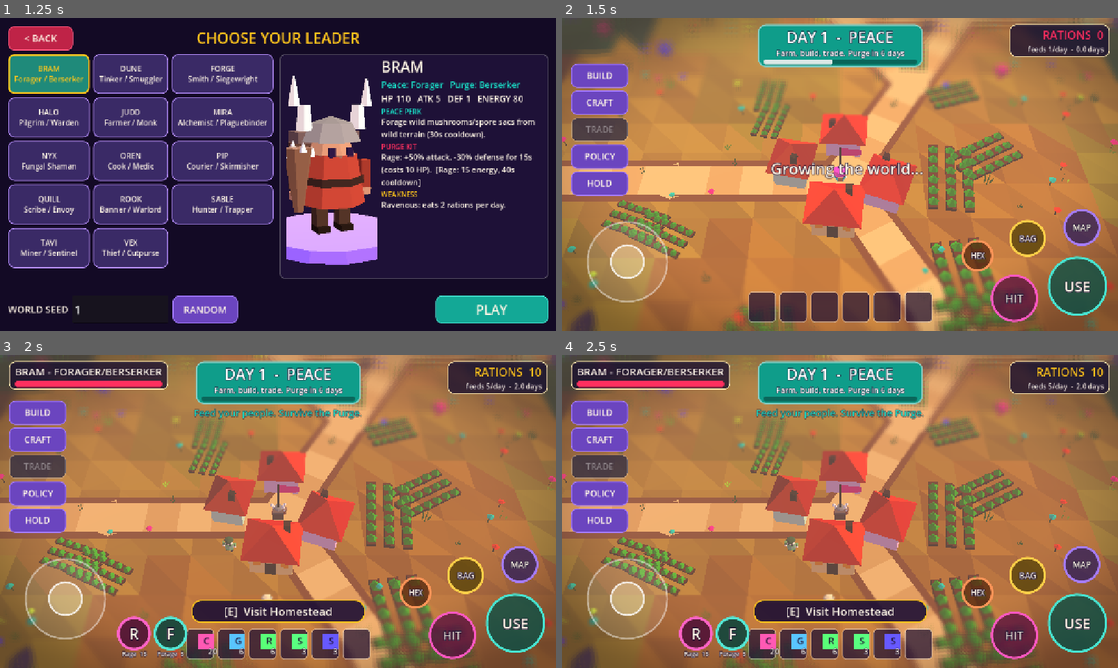
Above: before the commit, frames 1-4 (two rows, left to right).
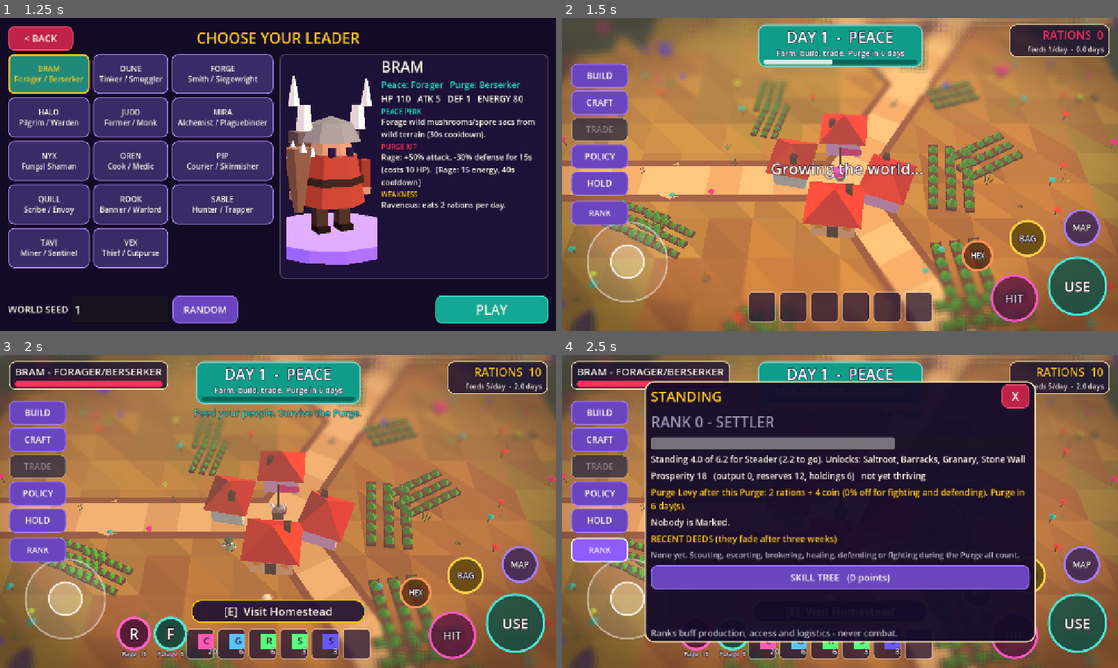
Above: after the commit, the same moments.

Repository: jared11stevenson-ops/lfg-2
Game: Godot game, scene res://main/main.tscn
The game is run twice, just before and just after one commit, with the same random seed, the same clock (stepped at 60 frames per second) and the same inputs.
Inputs (mouse positions are in pixels of both pictures, inside the frame that each line leads up to):
- Up to frame 1 (1.25 s): click "NEW MATCH" at 0.5 s
- Up to frame 2 (1.5 s): click "PLAY" at 1.25 s
- Up to frame 3 (2 s): no input
- Up to frame 4 (2.5 s): click (600, 549) at 2 s, where only the run after the commit has a clickable "RANK"

Frame 1 is identical in both runs. In frame 2, 0.8% of the frame differs, in the area x 1-12%, y 58-67%; in frame 3, 0.8%; in frame 4, 59%, in the area x 1-86%, y 8-92%.

Commit message:
Pass 2 integrated: wire Standing/Skills panels, rival-conquest end, Total Conquest text, reports
Co-Authored-By: Claude Sonnet 5.5 <noreply@anthropic.com>
Claude-Session: https://claude.ai/code/session_016RWPuPUYHXU7mCfFED3ojH

Diff:
--- a/main/journey.gd
+++ b/main/journey.gd
@@ -26,6 +26,12 @@
 	m.stage.panels.open(&"holdings")
 	await _shot("03_holding_panel")
 	m.stage.panels.close_all()
+	m._open_standing()
+	await _shot("03b_standing_panel")
+	m.standing_panel.visible = false
+	m._open_skills()
+	await _shot("03c_skill_tree")
+	m.skill_panel.visible = false
 	var ab: Dictionary = m.cmd(&"use_ability", {"ability": "lfg:ability/guard"})
 	log.append("ability guard -> %s %s" % [ab.get("ok"), ab.get("error")])
 	var t: float = 0.0
--- a/main/main.gd
+++ b/main/main.gd
@@ -58,9 +58,48 @@
 	p.trade_requested.connect(func(h: int, sd: String, it: String, q: int) -> void: _send(UiCommands.trade(h, sd, it, q), "Traded"))
 	p.policy_requested.connect(func(k: String, v: String, h: int) -> void: _send(UiCommands.policy(k, v, h), "Policy set"))
 	p.demolish_requested.connect(func(h: int, b: String) -> void: _send(UiCommands.demolish(h, b), "Demolished"))
+	_build_progress_ui()
 	await stage.start_from_state(Game.state)
 	stage.player.hex_changed.connect(_on_hex)
 	stage.hud.toast("Feed your people. Survive the Purge.", UiStyle.GOOD, 5.0)
+
+var standing_panel: StandingPanel
+var skill_panel: SkillTreePanel
+var _prog_layer: CanvasLayer
+var _model_t: float = 0.0
+
+func _build_progress_ui() -> void:
+	if _prog_layer != null:
+		_prog_layer.queue_free()
+	_prog_layer = CanvasLayer.new()
+	_prog_layer.layer = 14
+	add_child(_prog_layer)
+	standing_panel = StandingPanel.new()
+	skill_panel = SkillTreePanel.new()
+	_prog_layer.add_child(standing_panel)
+	_prog_layer.add_child(skill_panel)
+	standing_panel.skill_tree_requested.connect(func() -> void:
+		standing_panel.visible = false
+		_open_skills())
+	skill_panel.unlock_requested.connect(func(node_id: String) -> void:
+		_report(Game.command(&"unlock_skill", {"node": node_id}), "Skill learned")
+		skill_panel.set_model(Skills.panel_model(Game.state.actors[Game.state.player_id])))
+	var box := VBoxContainer.new()
+	box.position = Vector2(20, 420)
+	box.add_theme_constant_override("separation", 6)
+	_prog_layer.add_child(box)
+	var b1: Button = UiKit.button("RANK", UiStyle.PURPLE, Vector2(132, 48), 18)
+	b1.pressed.connect(_open_standing)
+	box.add_child(b1)
+
+func _open_standing() -> void:
+	skill_panel.visible = false
+	standing_panel.set_model(Standing.hud_model(Game.state, 0))
+	standing_panel.visible = not standing_panel.visible
+
+func _open_skills() -> void:
+	skill_panel.set_model(Skills.panel_model(Game.state.actors[Game.state.player_id]))
+	skill_panel.visible = true
 
 func _send(c: Dictionary, ok_text: String) -> void:
 	var res: Dictionary = Game.command(c["type"], c["args"])
@@ -119,9 +158,19 @@
 	if _over:
 		return
 	var st: MatchState = Game.state
+	for e0 in events:
+		if e0.get("type", &"") == &"phase_changed" and e0.get("to", &"") == &"WARNING":
+			var sm: Dictionary = Standing.hud_model(Game.state, 0)
+			var lv: Dictionary = sm.get("levy", {})
+			var mk: Dictionary = sm.get("marked", {})
+			stage.hud.toast("Purge near. %s | Levy: %s rations, %s coin | Marked: %s" % [sm.get("rank_name", ""), lv.get("rations", 0), lv.get("coin", 0), "YOU" if mk.get("is_you", false) else mk.get("name", "-")], UiStyle.WARN, 7.0)
 	var extra: Dictionary = {"day": int(st.clock["day"]), "class_label": stage.hud_model.get("class_label", "")}
 	for e in events:
 		var t: StringName = e.get("type", &"")
+		if t == &"victory" and not bool(e.get("player", false)):
+			_over = true
+			menu.show_game_over(extra.merged({"reason": "rival_conquest"}))
+			return
 		if t == &"match_over" or t == &"victory":
 			_over = true
 			menu.handle_events(events, extra)
@@ -132,6 +181,12 @@
 	if k != null and k.pressed and not k.echo:
 		match k.physical_keycode:
 			KEY_N: menu.show_menu()
+			KEY_P:
+				if stage != null:
+					_open_standing()
+			KEY_K:
+				if stage != null:
+					_open_skills()
 			KEY_B:
 				if stage != null:
 					stage.panels.toggle(&"build")
--- a/tools/art_capture_pass1.gd
+++ b/tools/art_capture_pass1.gd
@@ -74,7 +74,7 @@
 	Content.class_def("lfg:class/halo")["implemented"] = true
 	flow.show_game_over({"reason": "leader_died", "day": 9, "class_label": "Judd - Farmer/Monk", "holdings": 3, "total_holdings": 25})
 	await _save("04_game_over_permadeath")
-	flow.show_victory({"kind": "dominion", "day": 31, "class_label": "Oren - Cook/Medic", "holdings": 16, "total_holdings": 25})
+	flow.show_victory({"kind": "total_conquest", "day": 31, "class_label": "Oren - Cook/Medic", "holdings": 16, "total_holdings": 25})
 	await _save("05_victory")
 	flow.queue_free()
 	await process_frame
--- a/ui/game_end_screen.gd
+++ b/ui/game_end_screen.gd
@@ -7,10 +7,10 @@
 const REASON_TEXT: Dictionary = {
 	"leader_died": "Your leader has fallen.",
 	"starved_out": "Starved out: no holdings, no rations, no way to farm.",
+	"rival_conquest": "A rival has conquered the entire frontier.",
 }
 const VICTORY_TEXT: Dictionary = {
-	"dominion": "DOMINION - you hold most of the frontier.",
-	"crowned": "CROWNED - you outlasted twelve Purges.",
+	"total_conquest": "TOTAL CONQUEST - every rival is gone and the whole frontier is yours.",
 }
 var kind: StringName = &""
 var title_label: Label
@@ -77,7 +77,7 @@
 	primary_btn.text = "NEW MATCH"
 	visible = true
 
-## info: {kind:"dominion"|"crowned", day, class_label, holdings, total_holdings}
+## info: {kind:"total_conquest", day, class_label, holdings, total_holdings}
 func show_victory(info: Dictionary) -> void:
 	kind = &"victory"
 	veil.color = Color(0.05, 0.12, 0.2, 0.78)
Binary file changed: art/captures/integrated/01_start.png
Binary file changed: art/captures/integrated/02_build_panel.png
Binary file changed: art/captures/integrated/03_holding_panel.png
Binary file added: art/captures/integrated/03b_standing_panel.png
Binary file added: art/captures/integrated/03c_skill_tree.png
Binary file changed: art/captures/integrated/04_warning.png
Binary file changed: art/captures/integrated/05_purge.png
Not shown, changed: CHANGELOG.md
Not shown, changed: docs/TEST_REPORT.md
